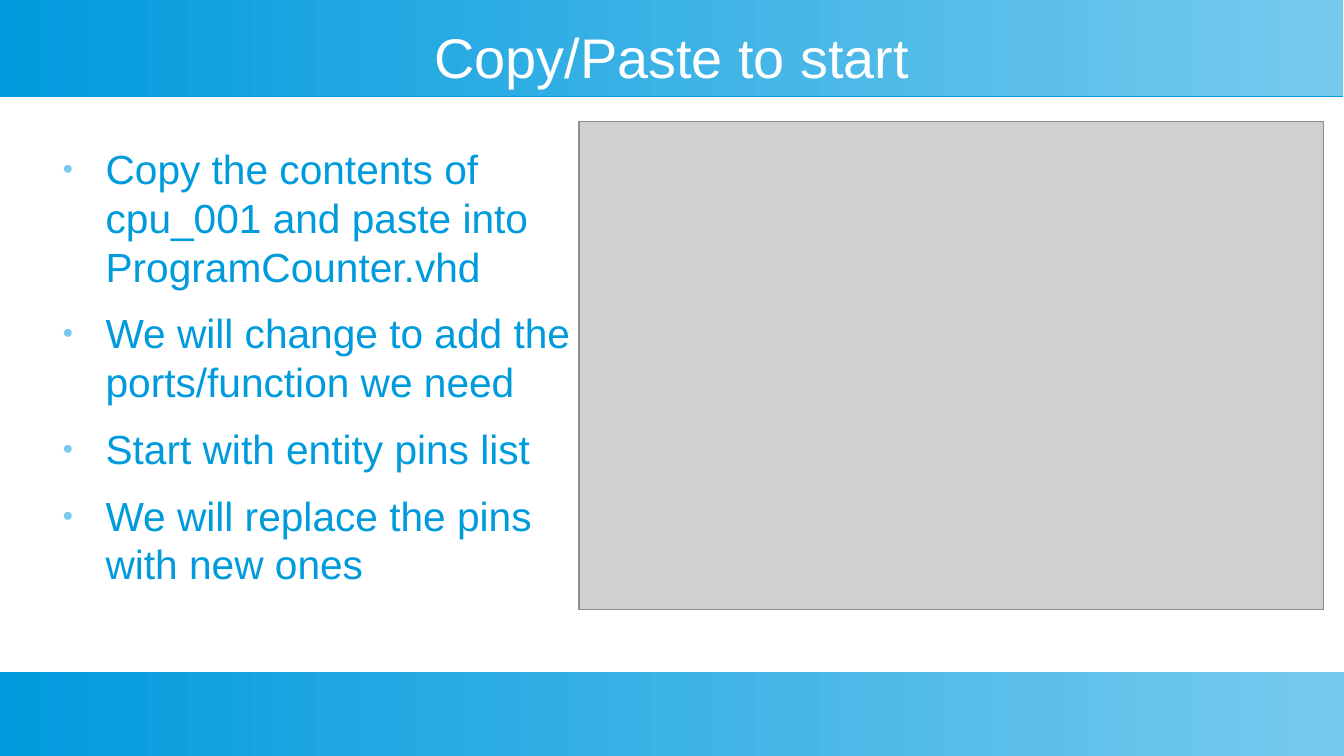
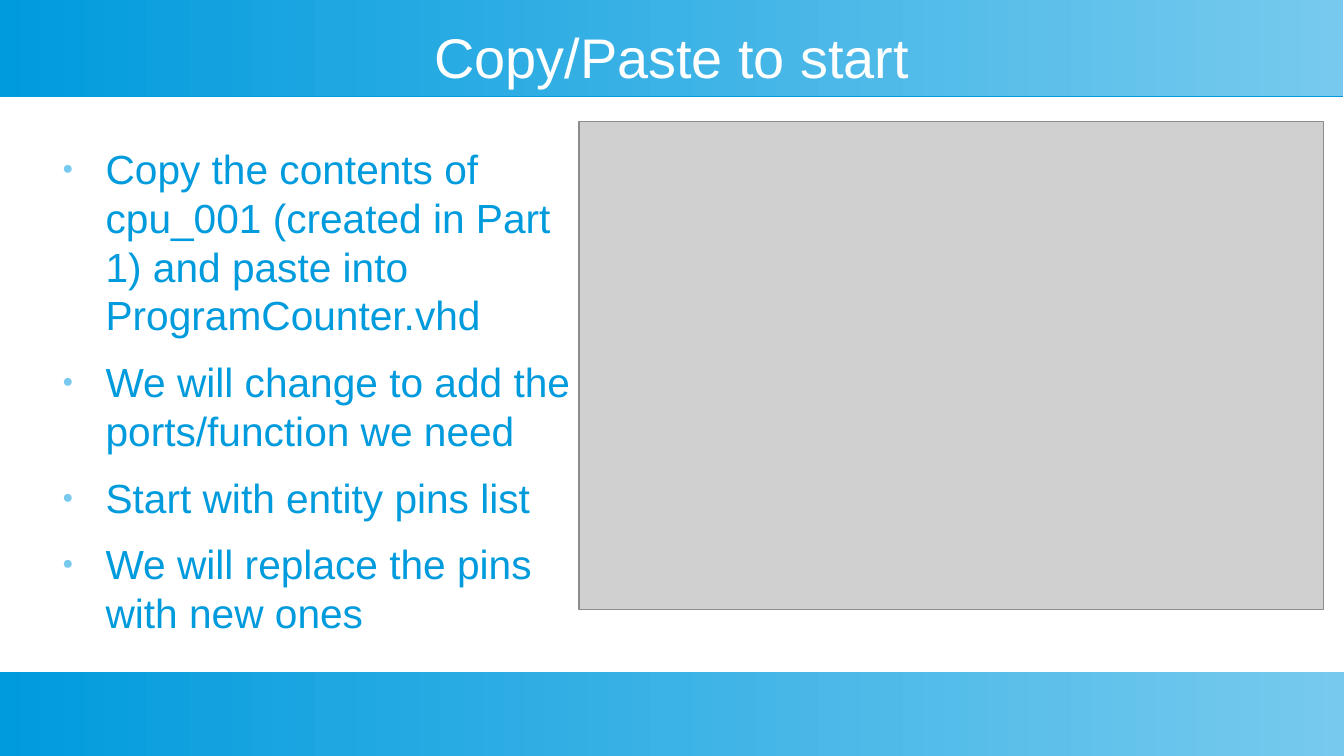
Before and after one commit to douggilliland/Design_A_CPU, a slide deck: slide 4 of Docs/DIY-FPGA-Computer-03_ProgramCounter.odp. Drawn at 1344x756 pixels with LibreOffice and Linux fonts; fonts in the diff are those of the drawing; grey boxes stand for pictures. Boxes give left, top, right and bottom in pixels: in the first picture for what was removed or moved away, otherwise in the second. Text is boxed around its words. In the diff, an @@ line names an element or a change of style, - is before the commit and + after.

```diff
--- a/Docs/DIY-FPGA-Computer-03_ProgramCounter.odp
+++ b/Docs/DIY-FPGA-Computer-03_ProgramCounter.odp
@@ text at (x1=106, y1=154, x2=550, y2=338): text changed @@
-● Copy the contents of
-  cpu_001 and paste into
-  ProgramCounter.vhd
+● Copy the contents of
+  cpu_001 (created in Part 1) and paste into
+  ProgramCounter.vhd
```
Also in this commit, not shown: 1 slide added, 5 other files.
